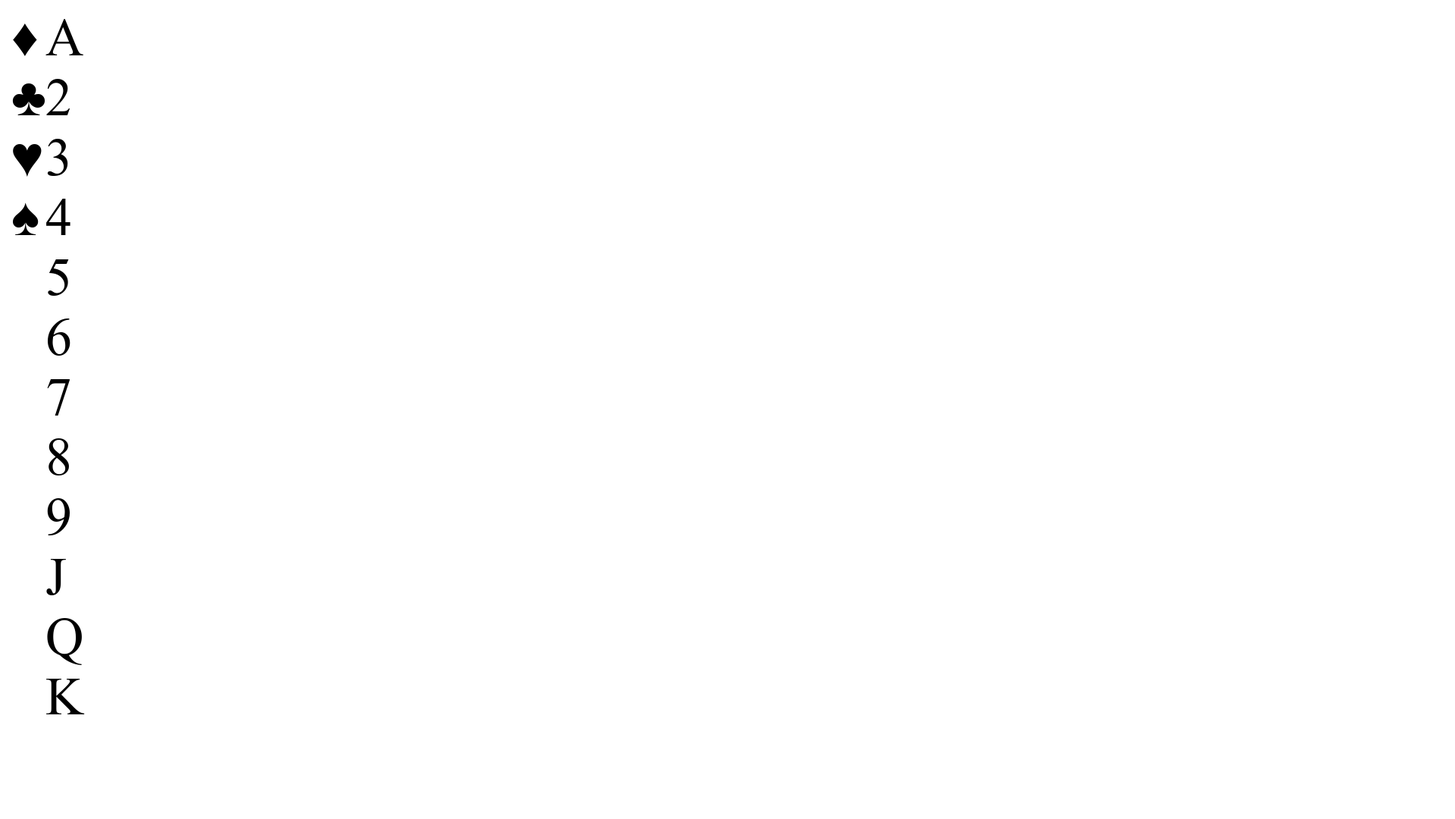
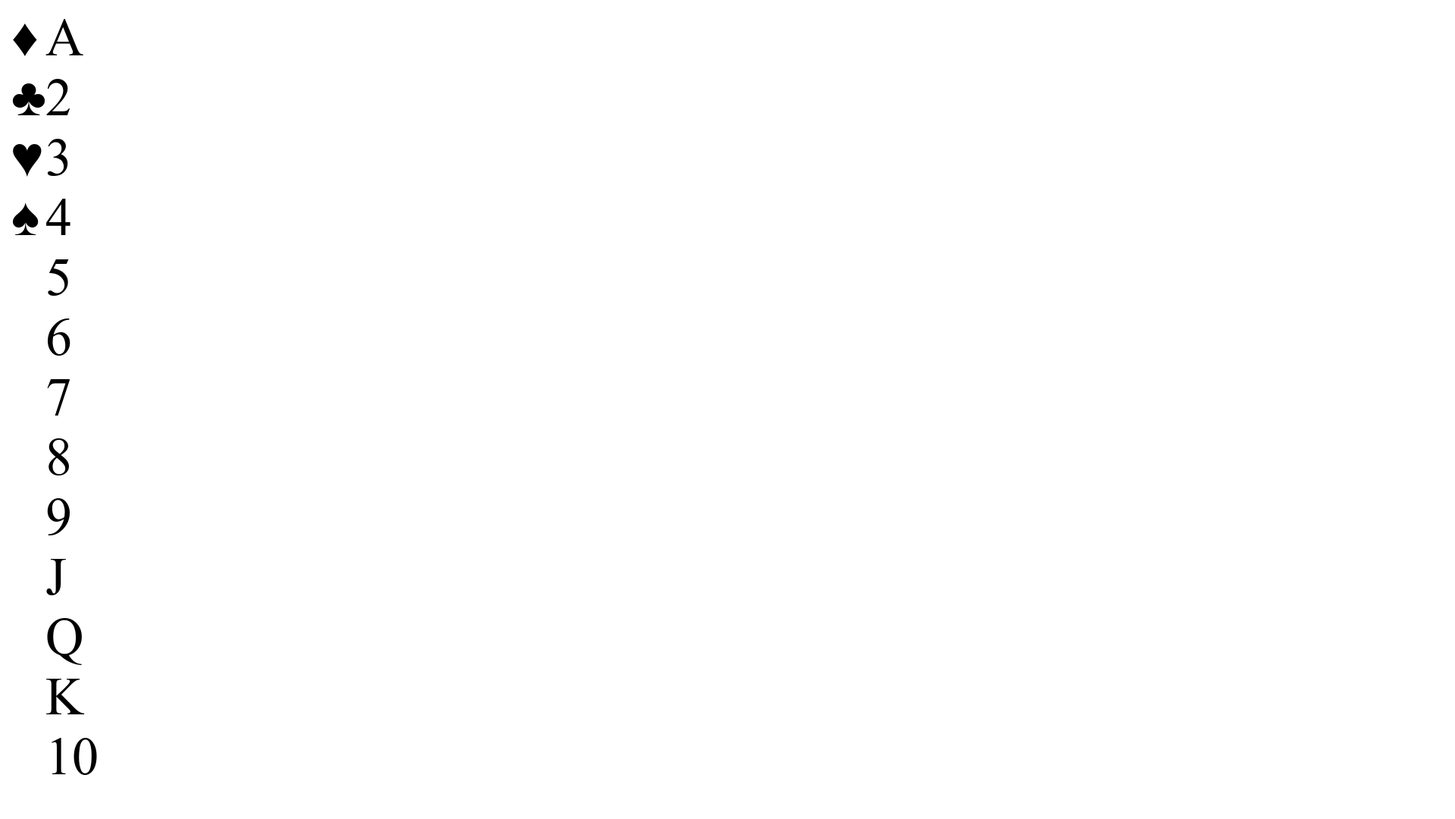
Before/after of a 1455 x 819 layered artwork. What changed in the layer stack:
painted on "A ..." over box(51, 737, 98, 775)
